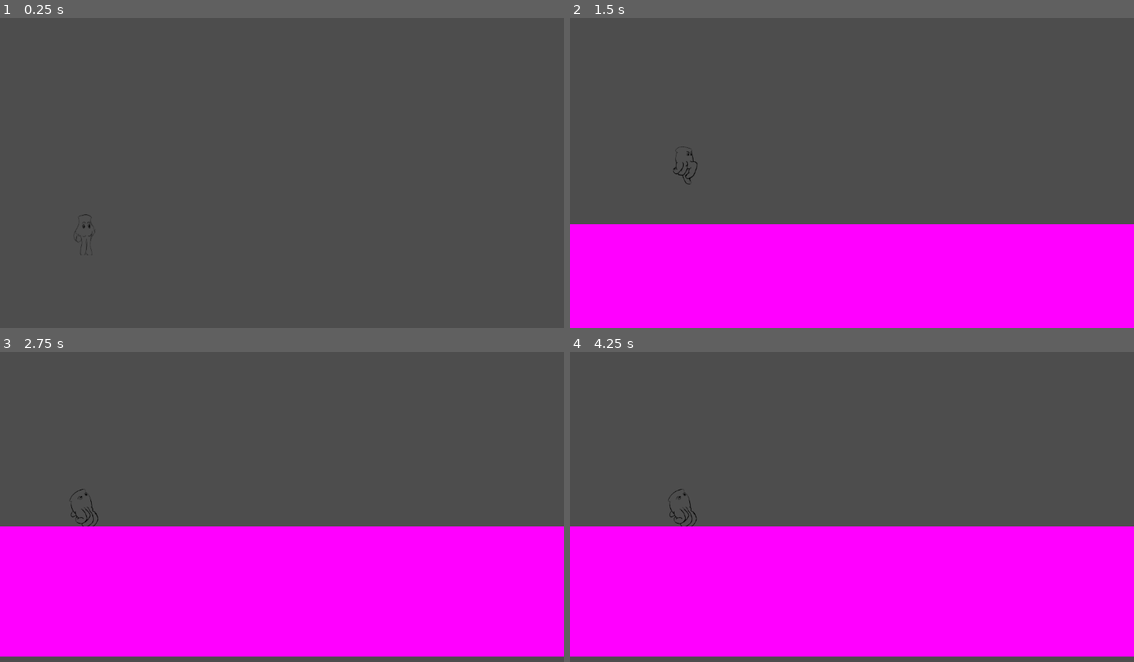
Above: before the commit, frames 1-4 (two rows, left to right).
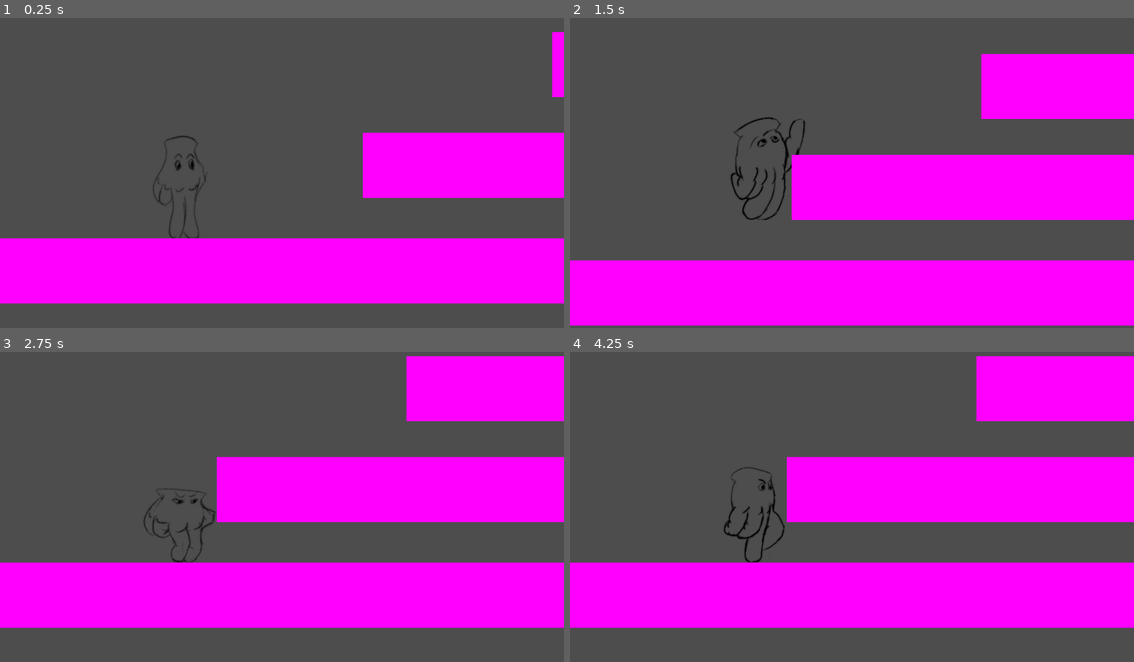
Above: after the commit, the same moments.

Repository: KonradOlender/Brackeys2025
Game: Godot game, scene res://Levels/level_1.tscn
Same seed, same stepped clock (60 frames per second), same inputs: the game is played once before the commit and once after it.
Inputs:
- Up to frame 1 (0.25 s): no input
- Up to frame 2 (1.5 s): hold Space (jump) 0.53-1.28 s; hold D (move_right) from 0.53 s (still down); tap Space (jump) at 1.35 s
- Up to frame 3 (2.75 s): tap Space (jump) at 1.52, 1.82 s; release D (move_right) at 2.03 s; hold Space (jump) from 2.03 s (still down)
- Up to frame 4 (4.25 s): release Space (jump) at 2.78 s; hold D (move_right) from 2.78 s (still down); tap Space (jump) at 2.85, 3.02, 3.32 s; hold Space (jump) from 3.53 s (still down)

The runs differ from the first frame. In frame 1, 29% of the frame differs, in the area x 0-100%, y 4-93%; in frame 2, 32%; in frame 3, 41%; in frame 4, 41%, in the area x 0-100%, y 1-99%.

Commit message:
fixed jump animation timing and added platform for level 1

Diff:
--- a/brackeys2025-godot/Levels/animated_glove.gd
+++ b/brackeys2025-godot/Levels/animated_glove.gd
@@ -7,5 +7,5 @@
 	elif $"..".is_on_floor():
 		play("idle")
 
-	if Input.is_action_pressed("jump") and $"..".is_on_floor():
+	if Input.is_action_pressed("jump") and not $"..".is_on_floor():
 		play("jump")
--- a/brackeys2025-godot/Levels/level_1.tscn
+++ b/brackeys2025-godot/Levels/level_1.tscn
@@ -7,11 +7,17 @@
 
 [sub_resource type="PlaceholderTexture2D" id="PlaceholderTexture2D_koe3c"]
 
+[sub_resource type="RectangleShape2D" id="RectangleShape2D_qjuea"]
+size = Vector2(1849, 132)
+
+[sub_resource type="RectangleShape2D" id="RectangleShape2D_iyskq"]
+size = Vector2(3843.76, 132)
+
 [node name="Level1" type="Node2D"]
 
 [node name="Player" parent="." instance=ExtResource("1_nrdeq")]
-scale = Vector2(0.1, 0.1)
-jump_height = 100.0
+position = Vector2(-315, 27)
+jump_height = 200.0
 jump_time_to_peak = 0.5
 jump_time_to_ground = 0.3
 
@@ -26,3 +32,28 @@
 position = Vector2(2291.5, -0.500002)
 scale = Vector2(6035, 133)
 texture = SubResource("PlaceholderTexture2D_koe3c")
+
+[node name="StaticBody2D2" type="StaticBody2D" parent="."]
+position = Vector2(776, 107)
+
+[node name="CollisionShape2D" type="CollisionShape2D" parent="StaticBody2D2"]
+position = Vector2(195.5, 0)
+shape = SubResource("RectangleShape2D_qjuea")
+
+[node name="Sprite2D" type="Sprite2D" parent="StaticBody2D2"]
+position = Vector2(196.5, -0.500002)
+scale = Vector2(1845, 133)
+texture = SubResource("PlaceholderTexture2D_koe3c")
+
+[node name="StaticBody2D3" type="StaticBody2D" parent="."]
+position = Vector2(669, -99)
+scale = Vector2(0.319999, 1)
+
+[node name="CollisionShape2D" type="CollisionShape2D" parent="StaticBody2D3"]
+position = Vector2(1196.88, 0)
+shape = SubResource("RectangleShape2D_iyskq")
+
+[node name="Sprite2D" type="Sprite2D" parent="StaticBody2D3"]
+position = Vector2(1189, -0.500002)
+scale = Vector2(3830, 133)
+texture = SubResource("PlaceholderTexture2D_koe3c")
--- a/brackeys2025-godot/Player/player.tscn
+++ b/brackeys2025-godot/Player/player.tscn
@@ -134,7 +134,7 @@
 "duration": 0.2,
 "texture": SubResource("AtlasTexture_gbtya")
 }, {
-"duration": 0.5,
+"duration": 0.3,
 "texture": SubResource("AtlasTexture_gfjya")
 }, {
 "duration": 0.6,
@@ -143,16 +143,16 @@
 "duration": 0.3,
 "texture": SubResource("AtlasTexture_13hyh")
 }, {
-"duration": 0.3,
+"duration": 0.6,
 "texture": SubResource("AtlasTexture_bw17k")
 }, {
-"duration": 0.4,
+"duration": 0.6,
 "texture": SubResource("AtlasTexture_fip7f")
 }, {
 "duration": 0.3,
 "texture": SubResource("AtlasTexture_s4x8p")
 }, {
-"duration": 0.3,
+"duration": 0.6,
 "texture": SubResource("AtlasTexture_lcdkl")
 }, {
 "duration": 0.4,
@@ -202,7 +202,7 @@
 
 [node name="AnimatedGlove" type="AnimatedSprite2D" parent="."]
 sprite_frames = SubResource("SpriteFrames_cjl17")
-animation = &"idle"
+animation = &"jump"
 autoplay = "idle"
 script = ExtResource("4_a5v8e")
 
@@ -211,6 +211,5 @@
 
 [node name="Camera2D" type="Camera2D" parent="."]
 offset = Vector2(200, 0)
-zoom = Vector2(2, 2)
 position_smoothing_enabled = true
 position_smoothing_speed = 10.0
Not shown: 1 places in brackeys2025-godot/Levels/level_1.tscn that only renumber resources
